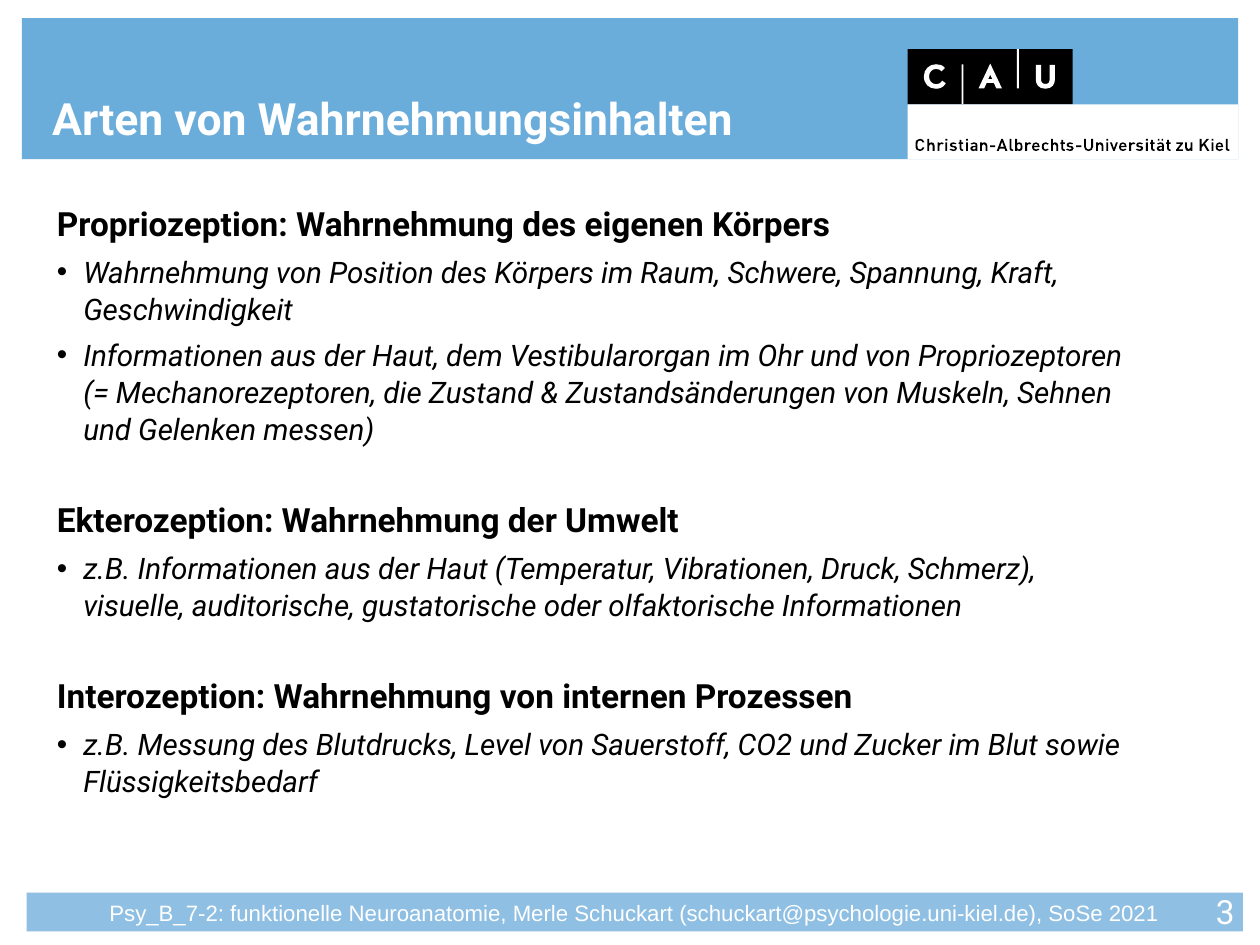
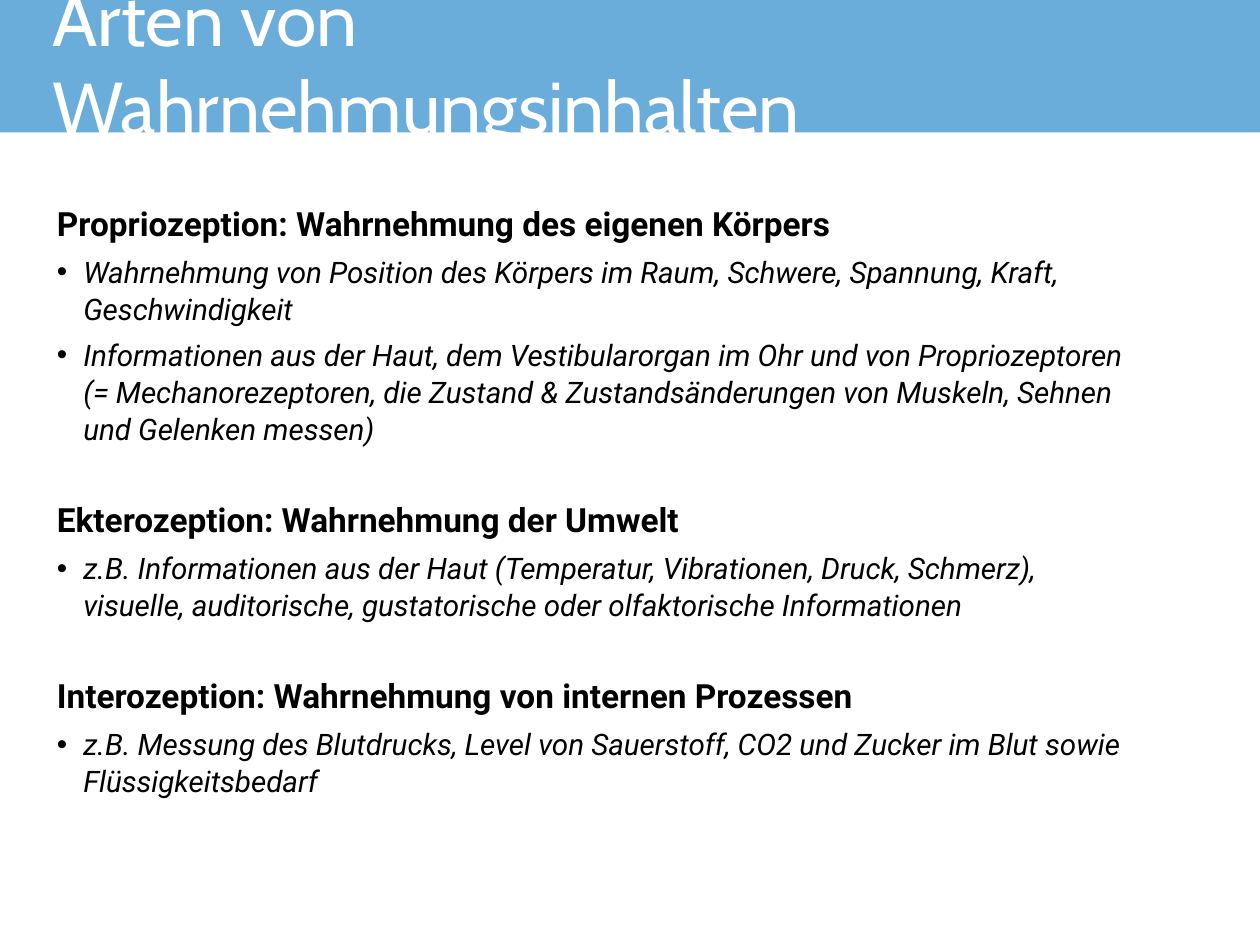
Before and after one commit to JuliusWelzel/teaching, a slide deck: slide 4 of seminars/funct_neuroanatomy_jw/Seminarfolien/FunNeuro_S07_Schmerz_MS.pptx (slide 3 before the commit). Drawn at 1260x945 pixels with LibreOffice and Linux fonts; fonts in the diff are those of the drawing; background and template pictures are left out. Boxes give left, top, right and bottom in pixels: in the first picture for what was removed or moved away, otherwise in the second. Text is boxed around its words. In the diff, an @@ line names an element or a change of style, - is before the commit and + after.

```diff
--- a/seminars/funct_neuroanatomy_jw/Seminarfolien/FunNeuro_S07_Schmerz_MS.pptx
+++ b/seminars/funct_neuroanatomy_jw/Seminarfolien/FunNeuro_S07_Schmerz_MS.pptx
@@ title "Arten von Wahrnehmungsinhalten": place and size @@
-title "Arten von Wahrnehmungsinhalten" at box(52, 101, 733, 144)
+title "Arten von Wahrnehmungsinhalten" at box(53, 0, 800, 150)
@@ title "Arten von Wahrnehmungsinhalten" at box(53, 0, 800, 150): size 24 to 39.6 pt, font Roboto to Cabin, bold off; vertical alignment bottom to middle @@
@@ rectangle: place and size @@
-rectangle at box(21, 19, 1239, 160)
+rectangle at box(0, 0, 1260, 132)
@@ group removed at box(908, 49, 1239, 159): 4 rectangles, 4 freeform shapes @@
@@ rectangle removed at box(27, 893, 1244, 932) @@
@@ text removed at box(109, 905, 1158, 926) @@
-Psy_B_7-2: funktionelle Neuroanatomie, Merle Schuckart (schuckart@psychologie.uni-kiel.de), SoSe 2021
@@ page number removed at box(1216, 900, 1235, 933) @@
-3
```
Also in this commit, not shown: 19 other slides changed, 3 slides added, 2 slides removed, 8 other files.
